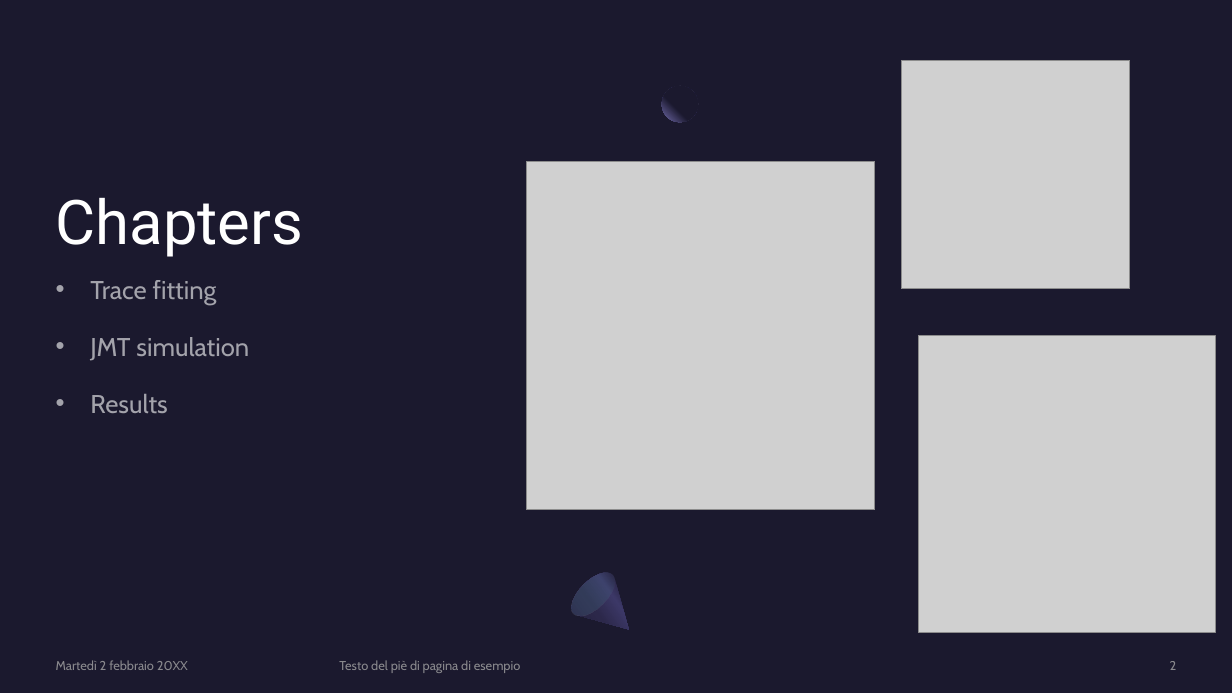
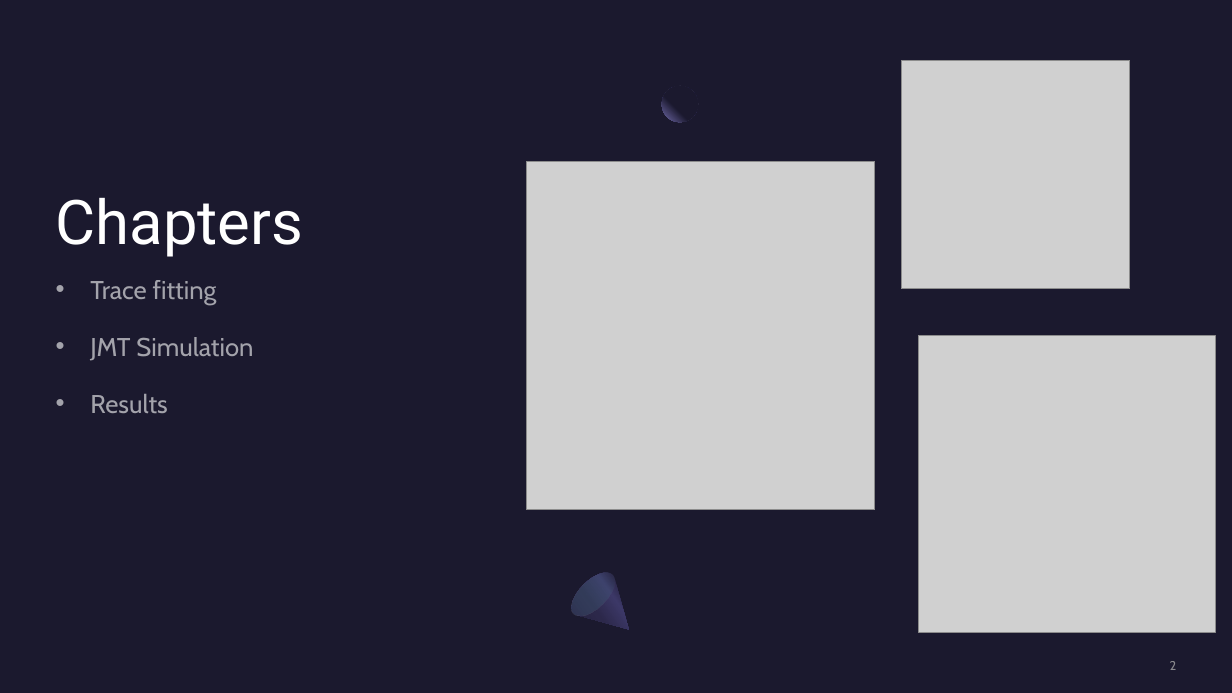
Before and after one commit to TiaSirio/Performance-Evaluation, a slide deck: slide 2 of Project/Project C.pptx. Drawn at 1232x693 pixels with LibreOffice and Linux fonts; fonts in the diff are those of the drawing; grey boxes stand for pictures. Boxes give left, top, right and bottom in pixels: in the first picture for what was removed or moved away, otherwise in the second. Text is boxed around its words. In the diff, an @@ line names an element or a change of style, - is before the commit and + after.

```diff
--- a/Project/Project C.pptx
+++ b/Project/Project C.pptx
@@ text at box(90, 337, 253, 361): text changed @@
-• JMT simulation
+• JMT Simulation
@@ text removed at box(56, 660, 188, 670) @@
-Martedì 2 febbraio 20XX
@@ text removed at box(339, 660, 520, 673) @@
-Testo del piè di pagina di esempio
```
Also in this commit, not shown: 14 other slides changed.
